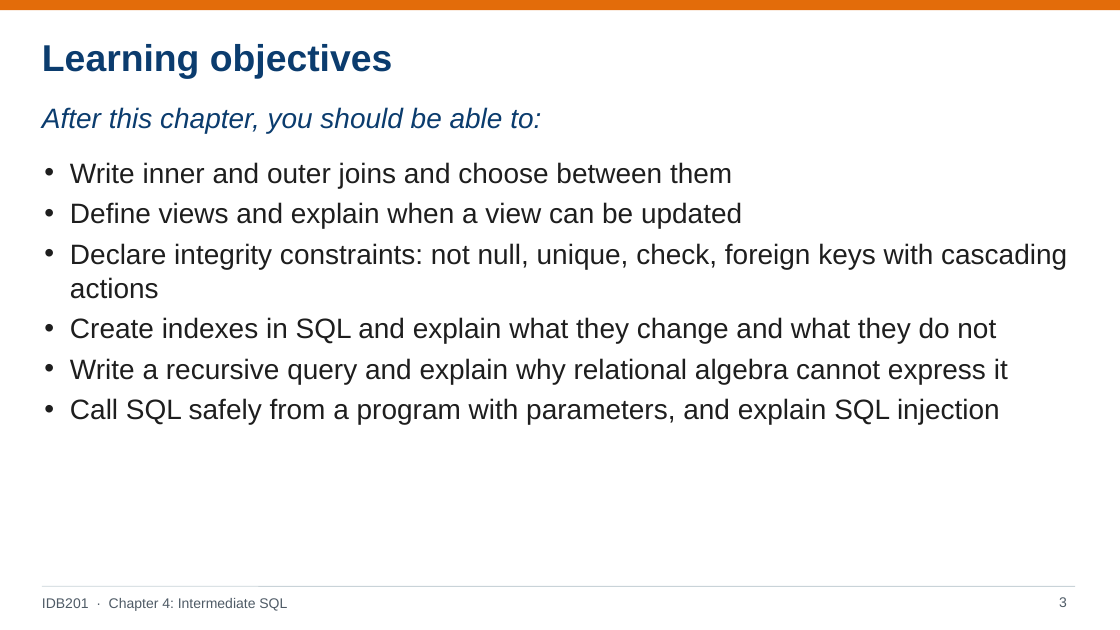
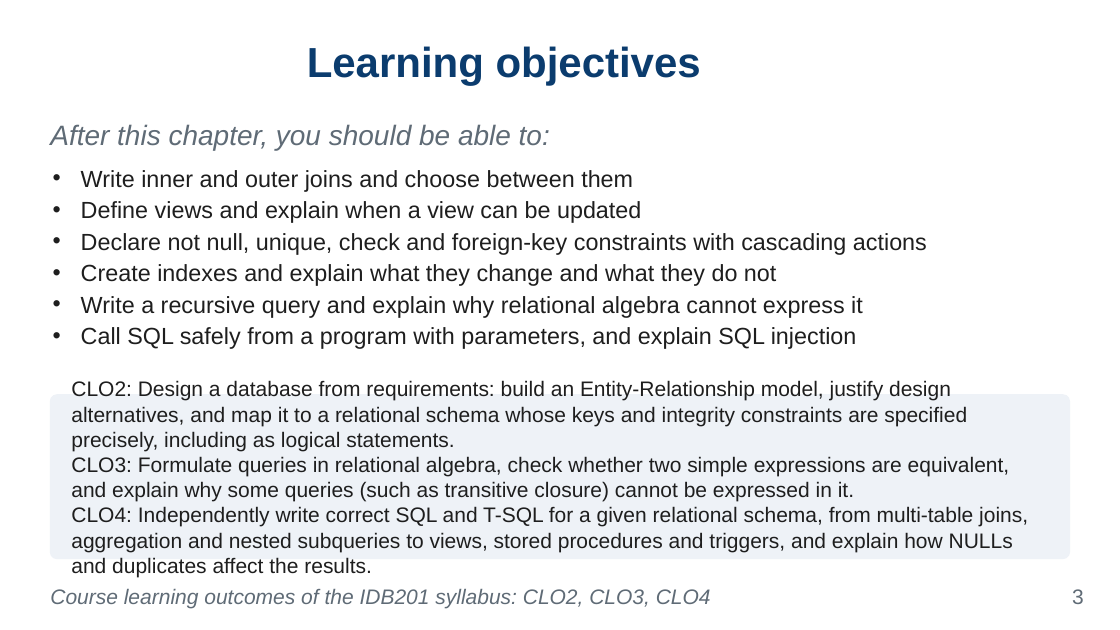
Before and after one commit to VanTTN2/IDB202, a slide deck: slide 3 of IDB201_ket-qua-sua_lan1_1/6_slides/Chapter_4.pptx. Drawn at 1120x630 pixels with LibreOffice and Linux fonts; fonts in the diff are those of the drawing; background and template pictures are left out. Boxes give left, top, right and bottom in pixels: in the first picture for what was removed or moved away, otherwise in the second. Text is boxed around its words. In the diff, an @@ line names an element or a change of style, - is before the commit and + after.

```diff
--- a/IDB201_ket-qua-sua_lan1_1/6_slides/Chapter_4.pptx
+++ b/IDB201_ket-qua-sua_lan1_1/6_slides/Chapter_4.pptx
@@ rectangle removed at (0,0,1120,10) @@
@@ title "Learning objectives": place and size @@
-title "Learning objectives" at (42,44,393,79)
+title "Learning objectives" at (307,46,701,86)
@@ title "Learning objectives" at (307,46,701,86): size 32 to 36 pt; alignment left to centre @@
@@ text "After this chapter, you should ...": place and size @@
-text "After this chapter, you should ..." at (42,107,541,133)
+text "After this chapter, you should ..." at (50,124,550,150)
@@ text "After this chapter, you should ..." at (50,124,550,150): text colour #0B3C6E to #5F6B76 @@
@@ text "Write inner and outer joins ...": place and size @@
-text "Write inner and outer joins ..." at (70,162,1067,425)
+text "Write inner and outer joins ..." at (81,170,927,349)
@@ text at (81,170,863,349): size 24 to 20 pt in "Write inner and outer joins and choose ...", "Define views and explain when a view ...", "Write a recursive query and explain why ...", "Call SQL safely from a program with ..."; indent changed; less space between paragraphs @@
@@ text at (81,233,927,286): text changed; size 24 to 20 pt @@
-• Declare integrity constraints: not null, unique, check, foreign keys with cascading actions
-• Create indexes in SQL and explain what they change and what they do not
+• Declare not null, unique, check and foreign-key constraints with cascading actions
+• Create indexes and explain what they change and what they do not
@@ text added at (71,380,1028,577), 18 pt, text #1E1E1E @@
+CLO2: Design a database from requirements: build an Entity-Relationship model, justify design alternatives, and map it to a relational schema whose keys and integrity constraints are specified precisely, including as logical statements.
+CLO3: Formulate queries in relational algebra, check whether two simple expressions are equivalent, and explain why some queries (such as transitive closure) cannot be expressed in it.
+CLO4: Independently write correct SQL and T-SQL for a given relational schema, from multi-table joins, aggregation and nested subqueries to views, stored procedures and triggers, and explain how NULLs and duplicates affect the results.
@@ rounded rectangle added at (50,395,1070,559), fill #EEF2F7, outline #EEF2F7 1 pt @@
@@ line removed from (42, 586) to (1075, 586) @@
@@ text removed at (42,598,287,611) @@
-IDB201 · Chapter 4: Intermediate SQL
@@ text added at (50,589,711,609), 18 pt, text #5F6B76, italic @@
+Course learning outcomes of the IDB201 syllabus: CLO2, CLO3, CLO4
@@ page number: place and size @@
-page number at (1059,597,1067,607)
+page number at (1072,589,1084,604)
@@ page number at (1072,589,1084,604): size 12 to 18 pt, text colour #4F5B66 to #5F6B76 @@
```
Also in this commit, not shown: 26 other slides changed, 20 slides added, 20 slides removed, 35 other files.
